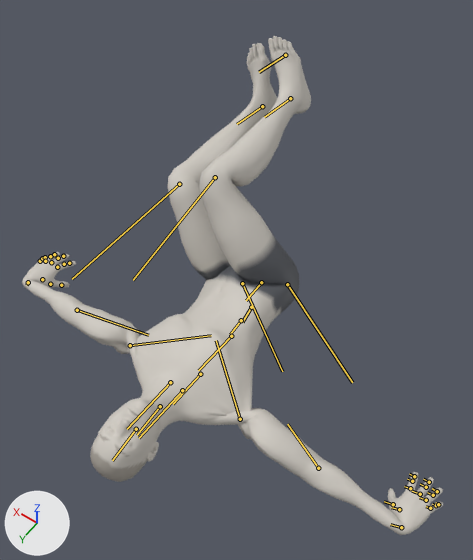
Renders of the glTF model exports/bent-knee-lying-twist.glb from each side of a commit.
The view is the same before and after, from a camera (50 mm lens) standing at (-0.7, 1.187, 1.908) and looking at (0.025, 0.173, 0.314). Arrows for +X, +Y and +Z are at lower left; the lights stay in place. The picture after the commit comes second. Both versions are drawn at frame 164 of the action 'bent-knee-lying-twist'; the numbers are the values there. The bones that change, and the others that lie on the model, are drawn over the model as lines.
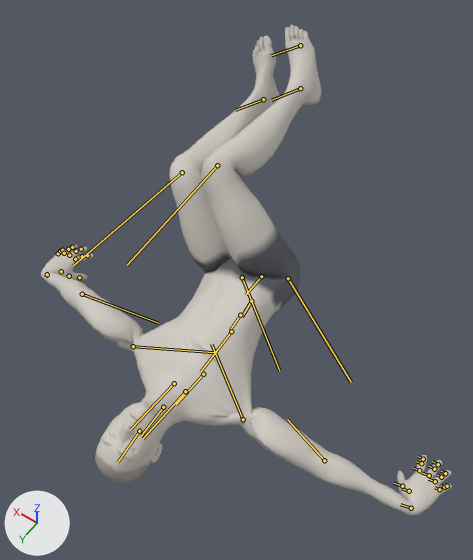
Boxes (x1, y1, x2, y2) around the edits, measured in the pictures (473 x 560 px):
'Mesh_0', posed: before (22, 36, 443, 535); after (41, 25, 452, 516)
bone 'pelvis', root to tip: before (261, 282) to (246, 300); after (261, 276) to (245, 295)
bone 'spine_02', root to tip: before (241, 320) to (230, 334); after (240, 315) to (230, 330)
bone 'spine_03', root to tip: before (231, 336) to (198, 370); after (231, 331) to (200, 372)
bone 'spine_04', root to tip: before (200, 374) to (173, 404); after (203, 374) to (176, 404)
bone 'upperarm_l', root to tip: before (130, 345) to (211, 335); after (133, 346) to (215, 352)
bone 'lowerarm_l', root to tip: before (77, 310) to (148, 335); after (82, 294) to (158, 323)
bone 'hand_l', root to tip: before (28, 282) to (26, 285); after (47, 274) to (45, 277)
bone 'upperarm_r', root to tip: before (240, 419) to (216, 340); after (243, 419) to (211, 344)
bone 'lowerarm_r', root to tip: before (318, 468) to (287, 424); after (324, 460) to (287, 419)
bone 'hand_r', root to tip: before (401, 527) to (390, 524); after (411, 508) to (400, 504)
bone 'neck_01', root to tip: before (160, 406) to (137, 435); after (163, 407) to (141, 436)
bone 'thigh_l', root to tip: before (242, 283) to (282, 371); after (242, 277) to (279, 370)
bone 'calf_l', root to tip: before (179, 184) to (72, 279); after (182, 172) to (73, 265)
bone 'foot_l', root to tip: before (262, 106) to (237, 124); after (263, 99) to (235, 110)
bone 'thigh_r', root to tip: before (287, 284) to (352, 382); after (288, 278) to (351, 382)
bone 'calf_r', root to tip: before (215, 177) to (133, 280); after (217, 165) to (127, 265)
bone 'foot_r', root to tip: before (290, 98) to (264, 117); after (300, 88) to (271, 100)

The change, as a list of edits to the scene's bpy script:
```text
Change bone_pelvis:
    where bone_pelvis = bpy.data.objects['Body'].pose.bones['pelvis']  # child of 'Root'
    bone_pelvis.location: (-0.022, -0.843, -0.028) -> (-0.027, -0.803, -0.026)
Change bone_spine_02:
    where bone_spine_02 = bpy.data.objects['Body'].pose.bones['spine_02']  # child of 'spine_01'
    bone_spine_02.rotation_quaternion: (0.993, 0.014, -0.069, -0.092) -> (0.997, -0.015, -0.07, -0.024)  # degrees (2, -8, -11) -> degrees (-2, -8, -3)
Change bone_spine_03:
    where bone_spine_03 = bpy.data.objects['Body'].pose.bones['spine_03']  # child of 'spine_02'
    bone_spine_03.rotation_quaternion: (0.993, 0.014, -0.069, -0.092) -> (0.997, -0.015, -0.07, -0.024)  # degrees (2, -8, -11) -> degrees (-2, -8, -3)
Change bone_spine_04:
    where bone_spine_04 = bpy.data.objects['Body'].pose.bones['spine_04']  # child of 'spine_03'
    bone_spine_04.rotation_quaternion: (0.989, 0.029, -0.139, -0.032) -> (0.975, 0.047, -0.133, -0.169)  # degrees (4, -16, -4) -> degrees (8, -14, -21)
Change bone_upperarm_l:
    where bone_upperarm_l = bpy.data.objects['Body'].pose.bones['upperarm_l']  # child of 'clavicle_l'
    bone_upperarm_l.rotation_quaternion: (0.078, -0.046, -0.435, -0.896) -> (0.023, 0.082, -0.473, -0.877)  # degrees (51, -9, -174) -> degrees (57, 7, -173)
Change bone_lowerarm_l:
    where bone_lowerarm_l = bpy.data.objects['Body'].pose.bones['lowerarm_l']  # child of 'upperarm_l'
    bone_lowerarm_l.rotation_quaternion: (0.919, 0.028, 0.112, -0.376) -> (0.981, 0.068, -0.028, -0.179)  # degrees (-2, 13, -45) -> degrees (8, -2, -21)
Change bone_hand_l:
    where bone_hand_l = bpy.data.objects['Body'].pose.bones['hand_l']  # child of 'lowerarm_l'
    bone_hand_l.rotation_quaternion: (0.49, 0.027, 0.37, 0.789) -> (0.565, 0.045, 0.427, 0.704)  # degrees (40, 19, 123) -> degrees (46, 25, 113)
Change bone_upperarm_r:
    where bone_upperarm_r = bpy.data.objects['Body'].pose.bones['upperarm_r']  # child of 'clavicle_r'
    bone_upperarm_r.rotation_quaternion: (-0.081, -0.052, -0.448, 0.889) -> (-0.068, -0.042, -0.488, 0.869)  # degrees (-53, 9, -174) -> degrees (-58, 8, -176)
Change bone_lowerarm_r:
    where bone_lowerarm_r = bpy.data.objects['Body'].pose.bones['lowerarm_r']  # child of 'upperarm_r'
    bone_lowerarm_r.rotation_quaternion: (-0.919, 0.027, 0.112, 0.377) -> (-0.922, 0.038, 0.123, 0.365)  # degrees (2, -13, -45) -> degrees (1, -15, -43)
Change bone_hand_r:
    where bone_hand_r = bpy.data.objects['Body'].pose.bones['hand_r']  # child of 'lowerarm_r'
    bone_hand_r.rotation_quaternion: (-0.49, 0.024, 0.37, -0.789) -> (-0.517, -0.028, 0.372, -0.77)  # degrees (-40, -19, 123) -> degrees (-37, -25, 121)
Change bone_neck_01:
    where bone_neck_01 = bpy.data.objects['Body'].pose.bones['neck_01']  # child of 'spine_04'
    bone_neck_01.rotation_quaternion: (0.995, -0.002, -0.018, 0.096) -> (0.993, -0.002, -0.018, 0.12)  # degrees (0, -2, 11) -> degrees (0, -2, 14)
Change bone_thigh_l:
    where bone_thigh_l = bpy.data.objects['Body'].pose.bones['thigh_l']  # child of 'pelvis'
    bone_thigh_l.rotation_quaternion: (0.719, -0.047, -0.049, 0.691) -> (0.734, -0.048, -0.049, 0.676)  # degrees (-8, 0, 88) -> degrees (-8, 0, 85)
Change bone_calf_l:
    where bone_calf_l = bpy.data.objects['Body'].pose.bones['calf_l']  # child of 'thigh_l'
    bone_calf_l.rotation_quaternion: (0.739, -0.03, 0.086, -0.667) -> (0.744, -0.014, 0.07, -0.664)  # degrees (-9, 5, -85) -> degrees (-7, 5, -84)
Change bone_foot_l:
    where bone_foot_l = bpy.data.objects['Body'].pose.bones['foot_l']  # child of 'calf_l'
    bone_foot_l.rotation_quaternion: (0.994, 0.081, -0.011, -0.078) -> (0.988, 0.057, -0.008, -0.144)  # degrees (9, -1, -9) -> degrees (7, 0, -17)
Change bone_thigh_r:
    where bone_thigh_r = bpy.data.objects['Body'].pose.bones['thigh_r']  # child of 'pelvis'
    bone_thigh_r.rotation_quaternion: (0.719, 0.047, 0.049, 0.691) -> (0.734, 0.048, 0.049, 0.676)  # degrees (8, 0, 88) -> degrees (8, 0, 85)
Change bone_calf_r:
    where bone_calf_r = bpy.data.objects['Body'].pose.bones['calf_r']  # child of 'thigh_r'
    bone_calf_r.rotation_quaternion: (0.739, 0.03, -0.086, -0.667) -> (0.744, 0.014, -0.07, -0.664)  # degrees (9, -5, -85) -> degrees (7, -5, -84)
Change bone_foot_r:
    where bone_foot_r = bpy.data.objects['Body'].pose.bones['foot_r']  # child of 'calf_r'
    bone_foot_r.rotation_quaternion: (0.994, -0.081, 0.011, -0.078) -> (0.988, -0.057, 0.008, -0.144)  # degrees (-9, 1, -9) -> degrees (-7, 0, -17)
```
